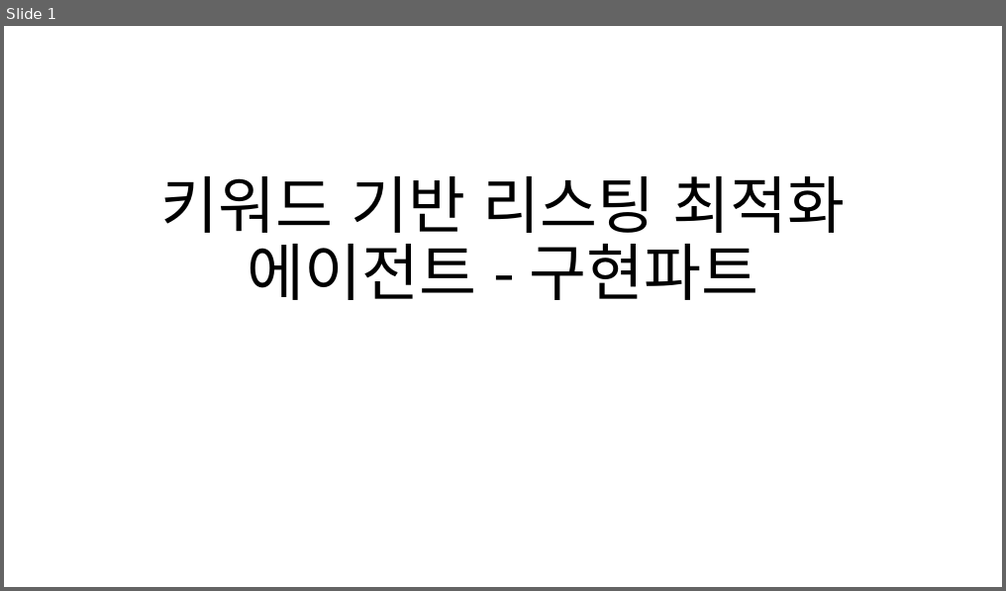
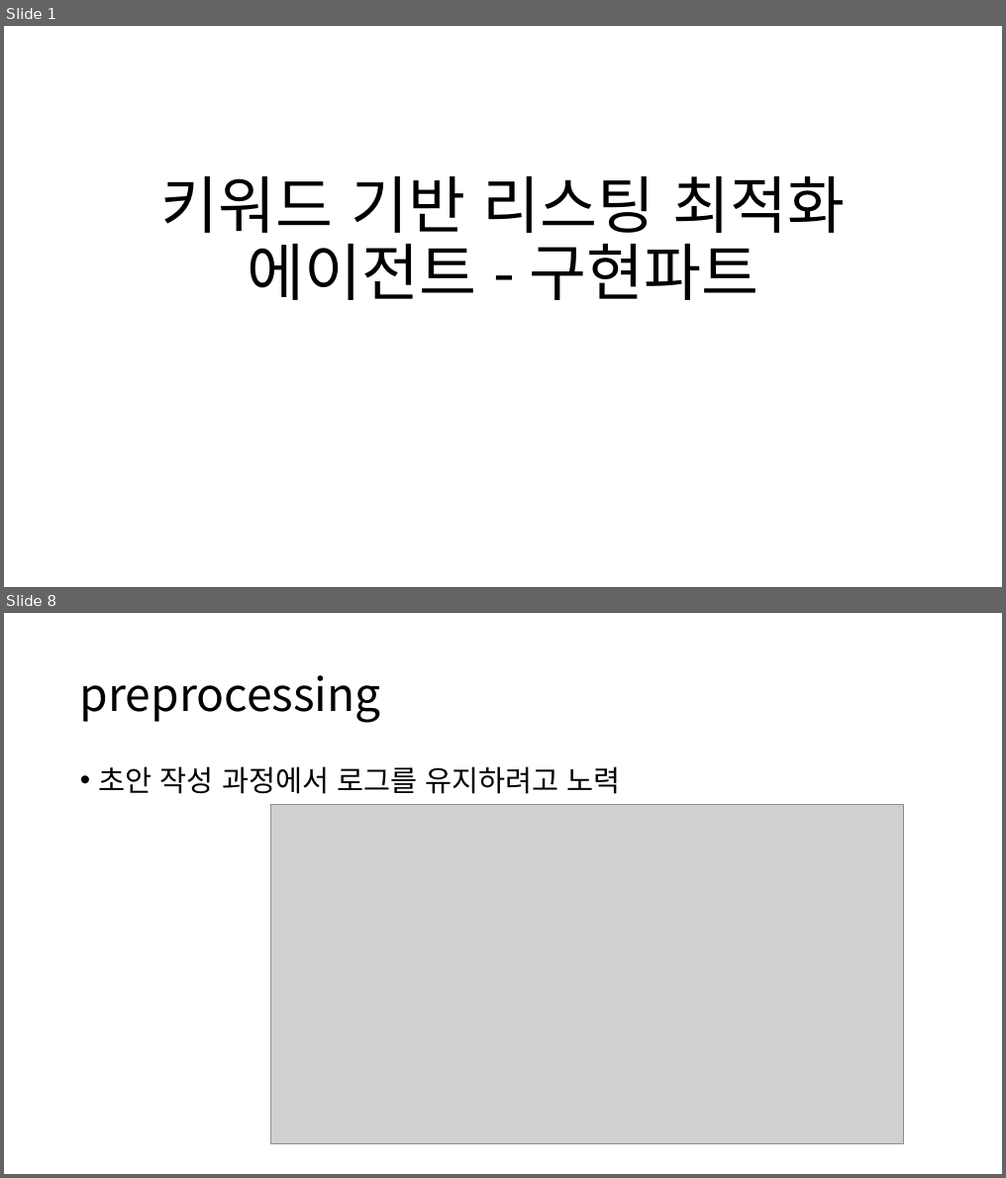
Before and after one commit to semistone97/pjt-SEO, a slide deck: jskim/키워드 기반 리스팅 최적화 에이전트 - 구현파트.pptx. Shown one above the other, each under a label of ours: slide 1 before the commit, slides 1 and 8 after it; the slides between them are not shown. The pictures are 1006x591 and 1006x1178 pixels, drawn with LibreOffice and Linux fonts; fonts in the diff are those of the drawing; grey boxes stand for pictures. Boxes give left, top, right and bottom in pixels: in the first picture for what was removed or moved away, otherwise in the second. Text is boxed around its words. In the diff, an @@ line names an element or a change of style, - is before the commit and + after.

```diff
--- a/jskim/키워드 기반 리스팅 최적화 에이전트 - 구현파트.pptx
+++ b/jskim/키워드 기반 리스팅 최적화 에이전트 - 구현파트.pptx
@@ slide 8 added at [4,613,1002,1174], background #FFFFFF @@
@@ title added at [80,675,381,723], 44 pt, text #000000 @@
+preprocessing
@@ text added at [99,766,621,794], 28 pt, text #000000 @@
+• 초안 작성 과정에서 로그를 유지하려고 노력
@@ picture added at [270,805,903,1145] @@
```
Also in this commit, not shown: 5 slides changed, 4 other slides added, 7 other files.
